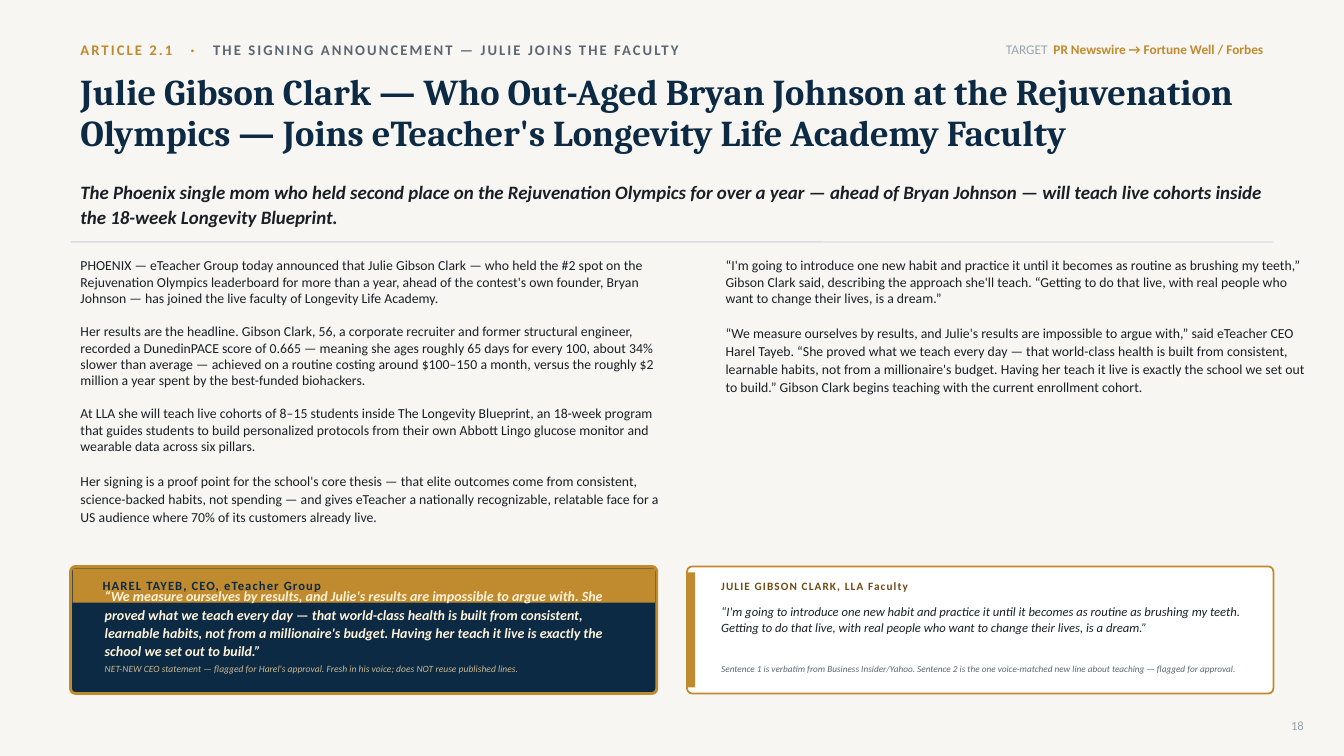
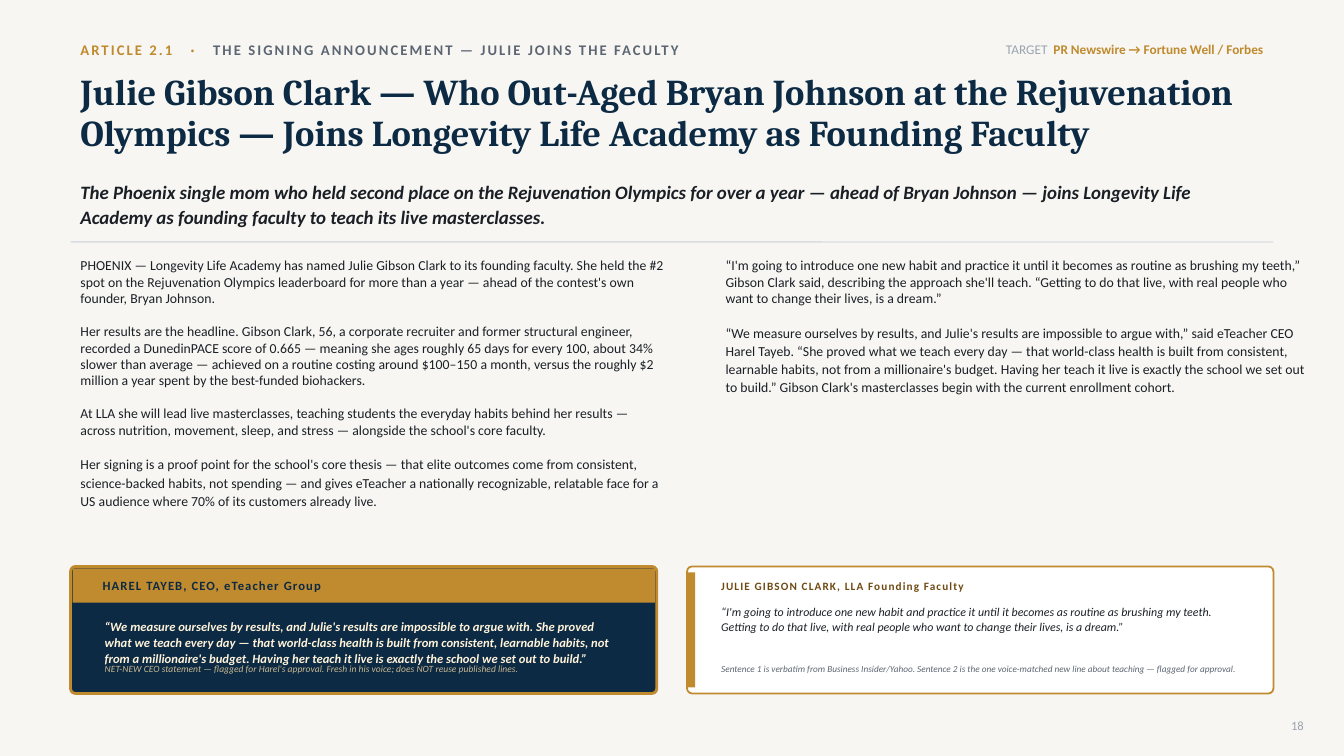
Before and after one commit to gitteromri-ux/eteacher-longevity-pr-campaign, a slide deck: slide 18 of eTeacher_Longevity_PR_Campaign.pptx. Drawn at 1344x756 pixels with LibreOffice and Linux fonts; fonts in the diff are those of the drawing. Boxes give left, top, right and bottom in pixels: in the first picture for what was removed or moved away, otherwise in the second. Text is boxed around its words. In the diff, an @@ line names an element or a change of style, - is before the commit and + after.

Commit message:
Julie = founding faculty teaching masterclasses (not the Blueprint); simplify openings

```diff
--- a/eTeacher_Longevity_PR_Campaign.pptx
+++ b/eTeacher_Longevity_PR_Campaign.pptx
@@ text at [80, 79, 1233, 154]: text changed @@
-Julie Gibson Clark — Who Out-Aged Bryan Johnson at the Rejuvenation Olympics — Joins eTeacher's Longevity Life Academy Faculty
+Julie Gibson Clark — Who Out-Aged Bryan Johnson at the Rejuvenation Olympics — Joins Longevity Life Academy as Founding Faculty
@@ text at [80, 185, 1191, 227]: text changed @@
-The Phoenix single mom who held second place on the Rejuvenation Olympics for over a year — ahead of Bryan Johnson — will teach live cohorts inside the 18-week Longevity Blueprint.
+The Phoenix single mom who held second place on the Rejuvenation Olympics for over a year — ahead of Bryan Johnson — joins Longevity Life Academy as founding faculty to teach its live masterclasses.
@@ text at [80, 260, 664, 508]: text changed @@
-PHOENIX — eTeacher Group today announced that Julie Gibson Clark — who held the #2 spot on the Rejuvenation Olympics leaderboard for more than a year, ahead of the contest's own founder, Bryan Johnson — has joined the live faculty of Longevity Life Academy.
-Her results are the headline. Gibson Clark, 56, a corporate recruiter and former structural engineer, recorded a DunedinPACE score of 0.665 — meaning she ages roughly 65 days for every 100, about 34% slower than average — achieved on a routine costing around $100–150 a month, versus the roughly $2 million a year spent by the best-funded biohackers.
-At LLA she will teach live cohorts of 8–15 students inside The Longevity Blueprint, an 18-week program that guides students to build personalized protocols from their own Abbott Lingo glucose monitor and wearable data across six pillars.
-Her signing is a proof point for the school's core thesis — that elite outcomes come from consistent, science-backed habits, not spending — and gives eTeacher a nationally recognizable, relatable face for a US audience where 70% of its customers already live.
+PHOENIX — Longevity Life Academy has named Julie Gibson Clark to its founding faculty. She held the #2 spot on the Rejuvenation Olympics leaderboard for more than a year — ahead of the contest's own founder, Bryan Johnson.
+Her results are the headline. Gibson Clark, 56, a corporate recruiter and former structural engineer, recorded a DunedinPACE score of 0.665 — meaning she ages roughly 65 days for every 100, about 34% slower than average — achieved on a routine costing around $100–150 a month, versus the roughly $2 million a year spent by the best-funded biohackers.
+At LLA she will lead live masterclasses, teaching students the everyday habits behind her results — across nutrition, movement, sleep, and stress — alongside the school's core faculty.
+Her signing is a proof point for the school's core thesis — that elite outcomes come from consistent, science-backed habits, not spending — and gives eTeacher a nationally recognizable, relatable face for a US audience where 70% of its customers already live.
@@ text at [726, 260, 1304, 395]: text changed @@
-“I'm going to introduce one new habit and practice it until it becomes as routine as brushing my teeth,” Gibson Clark said, describing the approach she'll teach. “Getting to do that live, with real people who want to change their lives, is a dream.”
-“We measure ourselves by results, and Julie's results are impossible to argue with,” said eTeacher CEO Harel Tayeb. “She proved what we teach every day — that world-class health is built from consistent, learnable habits, not from a millionaire's budget. Having her teach it live is exactly the school we set out to build.” Gibson Clark begins teaching with the current enrollment cohort.
+“I'm going to introduce one new habit and practice it until it becomes as routine as brushing my teeth,” Gibson Clark said, describing the approach she'll teach. “Getting to do that live, with real people who want to change their lives, is a dream.”
+“We measure ourselves by results, and Julie's results are impossible to argue with,” said eTeacher CEO Harel Tayeb. “She proved what we teach every day — that world-class health is built from consistent, learnable habits, not from a millionaire's budget. Having her teach it live is exactly the school we set out to build.” Gibson Clark's masterclasses begin with the current enrollment cohort.
@@ text at [331, 591, 365, 606]: text changed @@
-JULIE GIBSON CLARK, LLA Faculty
+JULIE GIBSON CLARK, LLA Founding Faculty
@@ text "“I'm going to introduce one ..." at [721, 607, 1211, 633]: size 9 to 8.5 pt; line spacing 1.06 to 1.05; vertical alignment middle to top @@
@@ text "“We measure ourselves by results, ..." at [105, 622, 609, 666]: size 10 to 9 pt; line spacing 1.08 to 1.05; vertical alignment middle to top @@
```
Also in this commit, not shown: 22 other slides changed, 1 other file.
